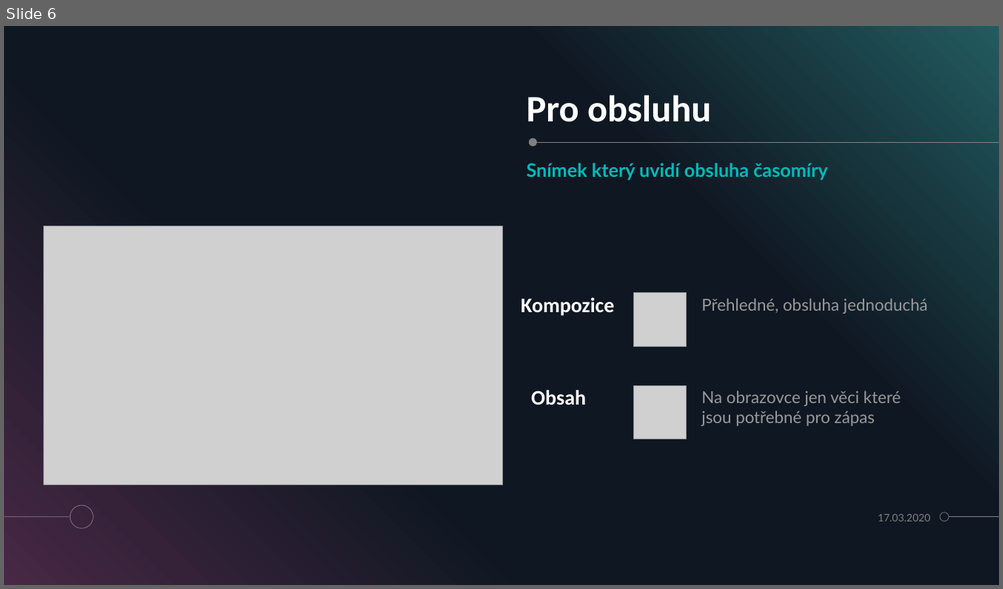
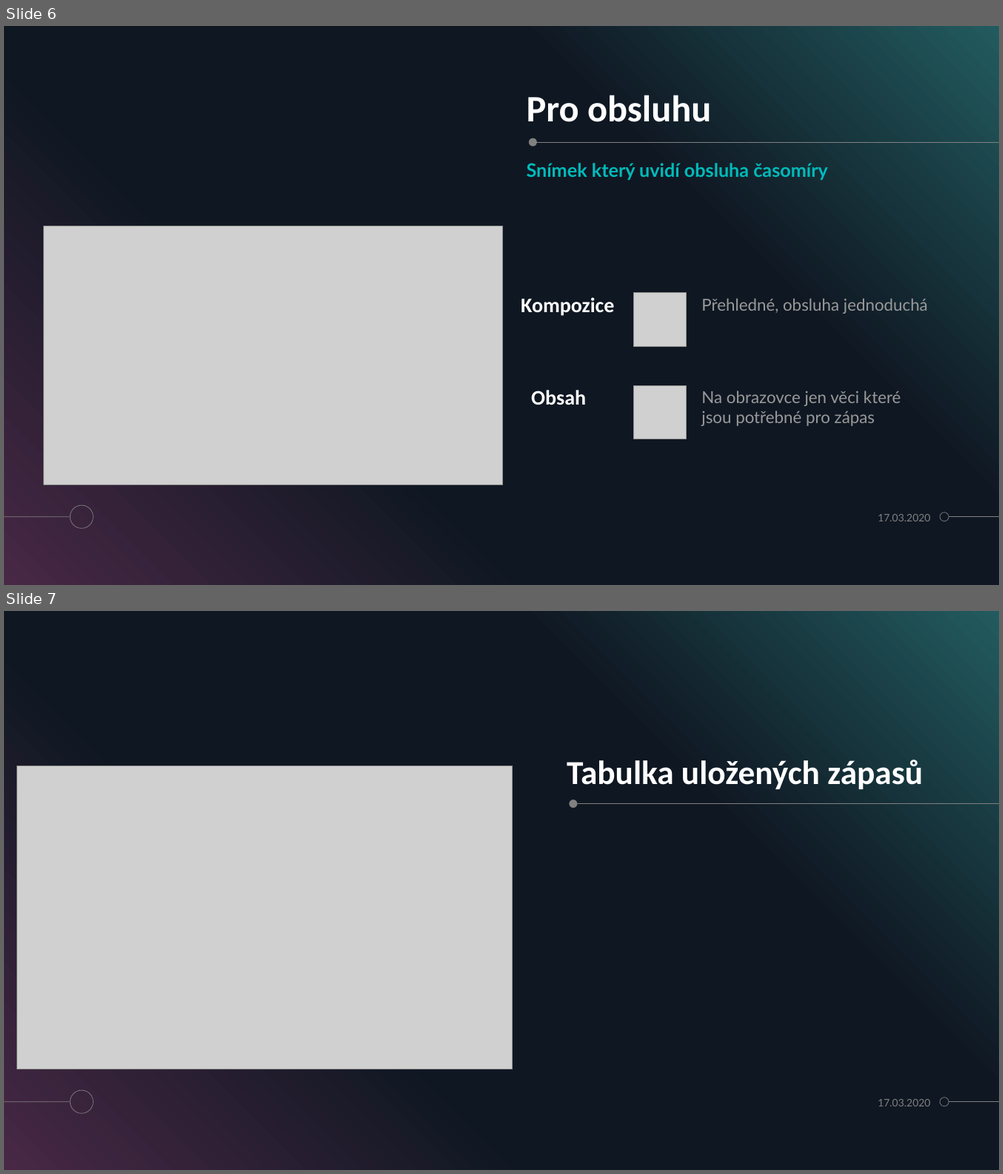
Before and after one commit to OpecenaPalacinka/UUR, a slide deck: Casomira/Prezentace casomiry.pptx. Shown one above the other, each under a label of ours: slide 6 before the commit, slides 6 and 7 after it. The pictures are 1003x589 and 1003x1174 pixels, drawn with LibreOffice and Linux fonts; fonts in the diff are those of the drawing; grey boxes stand for pictures. Boxes give left, top, right and bottom in pixels: in the first picture for what was removed or moved away, otherwise in the second. Text is boxed around its words. In the diff, an @@ line names an element or a change of style, - is before the commit and + after.

```diff
--- a/Casomira/Prezentace casomiry.pptx
+++ b/Casomira/Prezentace casomiry.pptx
@@ slide 7 added at (4, 611, 999, 1170), background #000000; not listed: 5 template elements that a slide beside it also shows @@
@@ title added at (566, 760, 922, 789), 32.4 pt, text #FFFFFF, bold @@
+Tabulka uložených zápasů
@@ picture added at (17, 766, 512, 1070) @@
@@ ellipse added at (569, 800, 577, 808), fill #808080 @@
@@ line added from (999, 804) to (575, 804), #808080 0.5 pt @@
@@ text added at (877, 1099, 930, 1107), 10 pt, text #808080 @@
+17.03.2020
```
Also in this commit, not shown: 1 other file.
